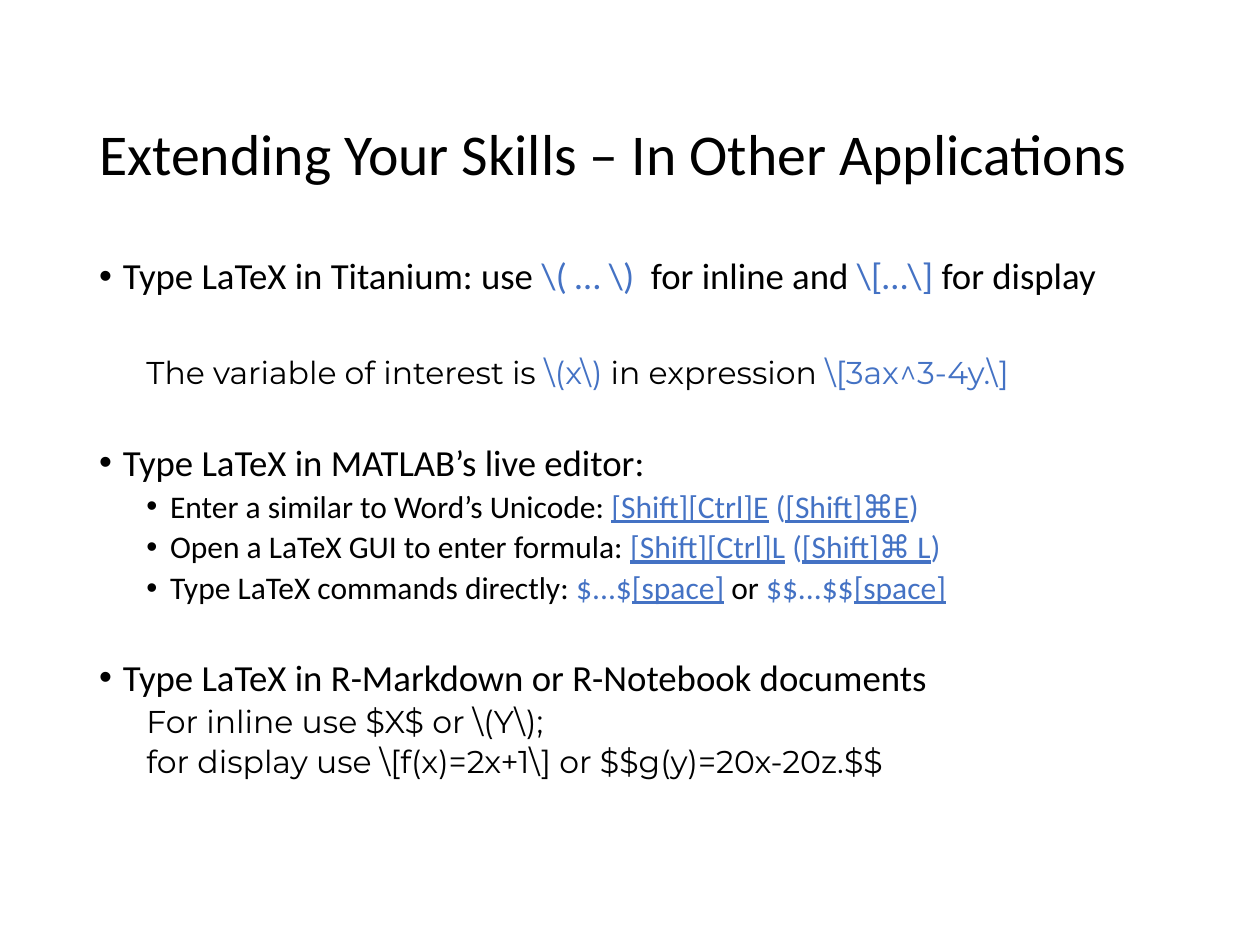
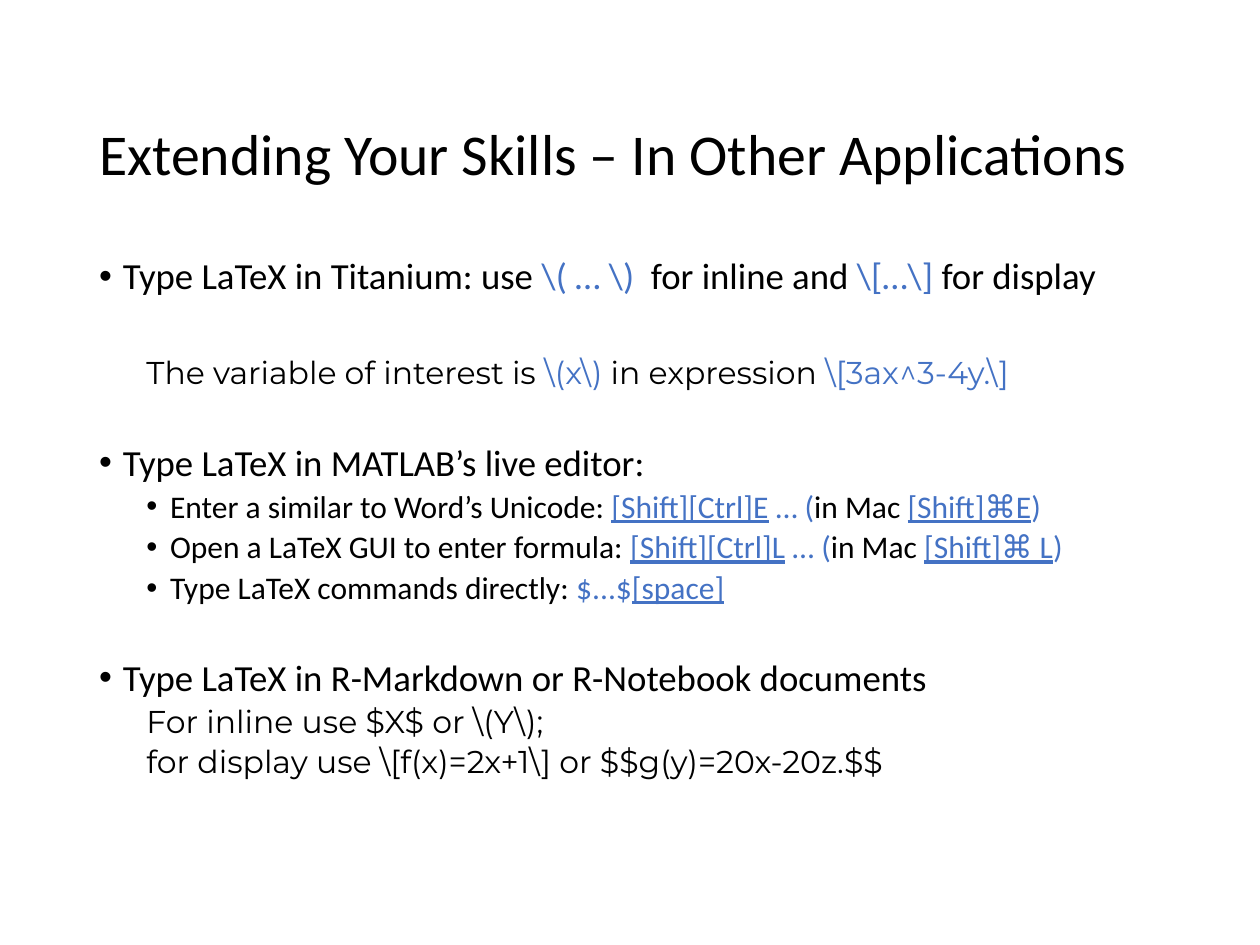
Before and after one commit to manabdoli/OfficeFormulaTips, a slide deck: slide 26 of Tips & Tricks Presentation Slides.pptx. Drawn at 1260x945 pixels with LibreOffice and Linux fonts; fonts in the diff are those of the drawing; background and template pictures are left out. Boxes give left, top, right and bottom in pixels: in the first picture for what was removed or moved away, otherwise in the second. Text is boxed around its words. In the diff, an @@ line names an element or a change of style, - is before the commit and + after.

```diff
--- a/Tips & Tricks Presentation Slides.pptx
+++ b/Tips & Tricks Presentation Slides.pptx
@@ text at (x1=170, y1=495, x2=1053, y2=604): text changed @@
-  • Enter a similar to Word’s Unicode: [Shift][Ctrl]E ([Shift]⌘E)
-  • Open a LaTeX GUI to enter formula: [Shift][Ctrl]L ([Shift]⌘ L)
-  • Type LaTeX commands directly: $...$[space] or $$...$$[space]
+  • Enter a similar to Word’s Unicode: [Shift][Ctrl]E … (in Mac [Shift]⌘E)
+  • Open a LaTeX GUI to enter formula: [Shift][Ctrl]L … (in Mac [Shift]⌘ L)
+  • Type LaTeX commands directly: $...$[space]
```
Also in this commit, not shown: 1 other slide changed, 1 slide added.
